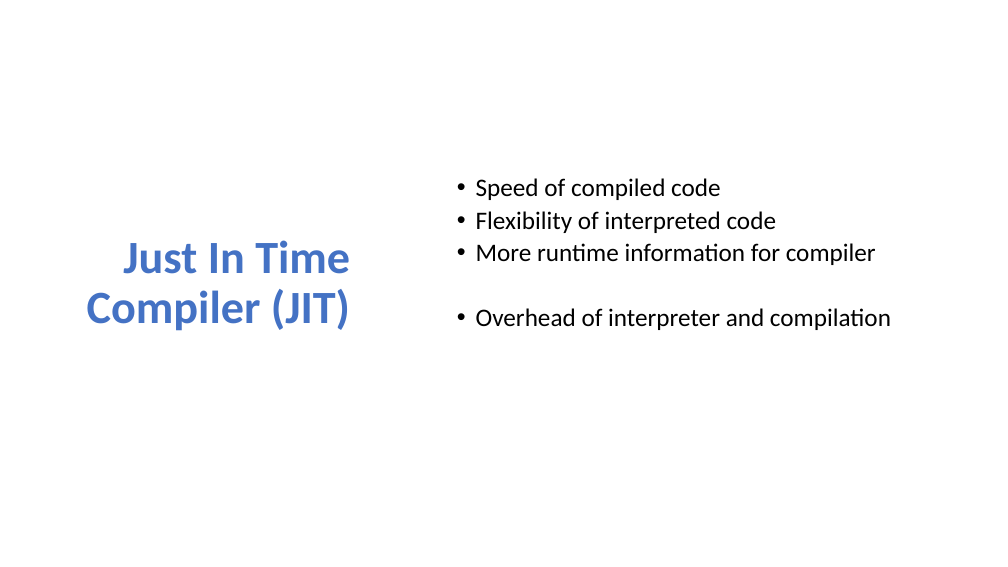
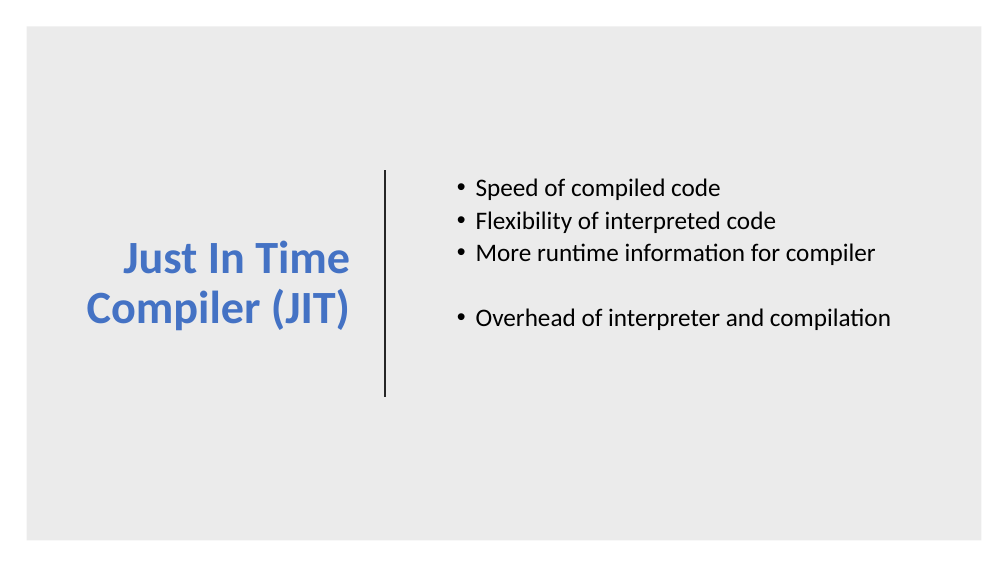
Before and after one commit to senresearch/julia-intro-docs, a slide deck: slide 5 of notebooks/xiaoqi-why-julia-fast.pptx. Drawn at 1008x567 pixels with LibreOffice and Linux fonts; fonts in the diff are those of the drawing. Boxes give left, top, right and bottom in pixels: in the first picture for what was removed or moved away, otherwise in the second. Text is boxed around its words. In the diff, an @@ line names an element or a change of style, - is before the commit and + after.

```diff
--- a/notebooks/xiaoqi-why-julia-fast.pptx
+++ b/notebooks/xiaoqi-why-julia-fast.pptx
@@ rectangle added at [26, 26, 982, 541], fill #000000 at 8% opacity @@
@@ line added from (385, 170) to (385, 397), #262626 1.5 pt @@
```
Also in this commit, not shown: 6 other slides changed, 8 other files.
